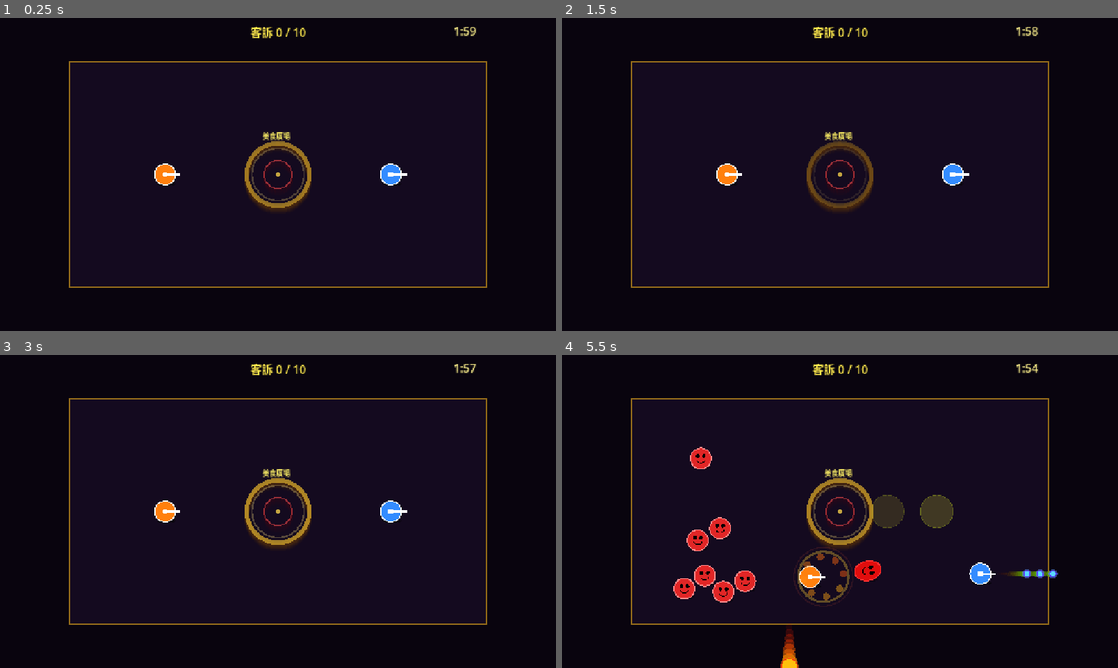
Above: before the commit, frames 1-4 (two rows, left to right).
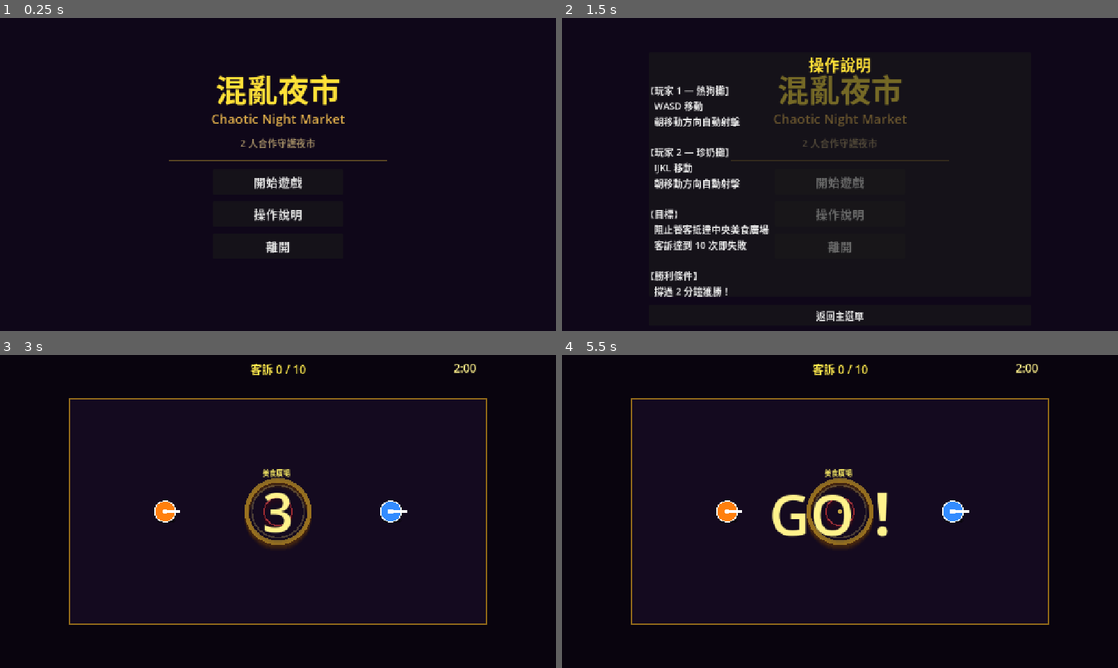
Above: after the commit, the same moments.

Repository: WatsonChen/chaotic-night-market-v2
Game: Godot game, scene res://scenes/main_menu.tscn
Same seed, same stepped clock (60 frames per second), same inputs: the game is played once before the commit and once after it. Before the commit the project starts from res://scenes/main.tscn.
Inputs (mouse positions are in pixels of both pictures, inside the frame that each line leads up to):
- Up to frame 1 (0.25 s): no input
- Up to frame 2 (1.5 s): click (840, 215) at 0.5 s, where only the run after the commit has a clickable "操作說明"; click (840, 246) at 1.25 s, where only the run after the commit has a clickable "離開"
- Up to frame 3 (3 s): click (278, 652) at 2 s, where only the run after the commit has a clickable "返回主選單"; click (278, 517) at 2.75 s, where only the run after the commit has a clickable "開始遊戲"
- Up to frame 4 (5.5 s): tap Enter at 3.5 s; move the mouse to (962, 495) at 3.52 s; hold D (p1_right) 3.53-4.28 s; hold K (p2_down) 3.53-4.28 s; click (962, 495) at 3.67 s; move the mouse to (728, 527) at 4.27 s; hold S (p1_down) 4.28-5.03 s; tap J (p2_left) at 4.35 s; click (728, 527) at 4.42 s; move the mouse to (895, 442) at 5.02 s; hold D (p1_right) from 5.03 s (still down); hold L (p2_right) from 5.03 s (still down); click (895, 442) at 5.17 s

The runs differ from the first frame. In frame 1, 5.3% of the frame differs, in the area x 12-88%, y 2-87%; in frame 2, 8.7%, in the area x 12-88%, y 2-97%; in frame 3, 0.9%; in frame 4, 5.5%.
Error after the commit: Parse Error: Variable "max_fly_speed" has the same name as a previously declared variable. (res://scripts/enemy.gd:47)

Commit message:
新增：主選單、說明畫面、結束畫面、暫停、開始倒數
- 新增 main_menu.tscn / main_menu.gd：主選單含標題、開始、說明、離開
- 操作說明面板：WASD/IJKL 移動、目標、勝利條件（面板內嵌於主選單）
- 遊戲開始倒數：3、2、1、GO！期間玩家凍結（player.gd frozen 旗標）
- 暫停（ESC）：繼續遊戲 / 回主選單；使用 get_tree().paused + PROCESS_MODE_ALWAYS
- 勝利畫面更名「你們撐過去了！」+ 再玩一次 / 回主選單
- 失敗畫面更名「夜市崩潰了！」+ 顯示存活時間 + 再玩一次 / 回主選單
- 所有 UI 文字集中為 TXT_* 常數管理
- 解決 main.gd 與 enemy.gd 中的 git merge conflict

Co-Authored-By: Claude Sonnet 4.6 <noreply@anthropic.com>

Diff:
--- a/project.godot
+++ b/project.godot
@@ -16,7 +16,7 @@
 
 config/name="chaotic-night-market-v2"
 config/description="合作英雄射擊 + 物理混亂 + 夜市皮"
-run/main_scene="res://scenes/main.tscn"
+run/main_scene="res://scenes/main_menu.tscn"
 config/features=PackedStringArray("4.6", "GL Compatibility")
 
 [display]
--- /dev/null
+++ b/scenes/main_menu.tscn
@@ -0,0 +1,6 @@
+[gd_scene format=3]
+
+[ext_resource type="Script" path="res://scripts/main_menu.gd" id="1"]
+
+[node name="MainMenu" type="Node2D"]
+script = ExtResource("1")
--- a/scripts/enemy.gd
+++ b/scripts/enemy.gd
@@ -40,6 +40,7 @@
 @export_group("Chain Collision")
 @export var chain_speed_ratio  : float = 0.84   # ↑ 0.72 → 0.84：每跳保留更多速度，鏈更長
 @export var chain_player_ratio : float = 0.80   # NEW：敵人飛行速度 × 比例 → 玩家擊退力（速度越快推越狠）
+@export var max_fly_speed      : float = 1800.0 # ← 擊飛速度上限（防止連鎖爆炸導致 NaN 瞬移）
 
 # ── 安全限制（防止大量碰撞時速度爆棚或位置 NaN）──
 @export_group("Safety Limits")
@@ -84,8 +85,11 @@
 
 
 func _physics_process(delta: float) -> void:
-	# ── 位置健全度檢查：NaN 或無限值 → 直接移除，避免瞬移 ──
-	if not _is_state_safe():
+	# ── 安全性保護：NaN/Inf 偵測，防止 move_and_slide 瞬移 ──
+	# 根本原因：連鎖碰撞在極端幀率下速度可能溢出為 NaN，
+	# Godot 物理引擎在 NaN velocity 下會把 position 重置回 (0,0)（即生成點）
+	if not is_finite(position.x) or not is_finite(position.y) \
+	   or not is_finite(_hit_vel.x) or not is_finite(_hit_vel.y):
 		queue_free()
 		return
 
@@ -105,6 +109,7 @@
 	if _dying:
 		_hit_vel = _hit_vel.limit_length(max_fly_speed)   # ← 防止連鎖速度爆棚
 		_hit_vel    = _hit_vel.lerp(Vector2.ZERO, FLY_DECEL * delta)
+		_hit_vel    = _hit_vel.limit_length(max_fly_speed)  # ← 速度上限，防連鎖爆炸
 		_spin_angle += _spin_speed * delta
 		_spin_speed  = _spin_speed * (1.0 - 3.5 * delta)
 		velocity     = _hit_vel
@@ -239,14 +244,23 @@
 	# 混亂中允許重新被擊：讓被推進來的敵人可以再被打出去
 	if _dying and not _chaotic:
 		return
+
+	# 輸入防衛：方向或速度無效時直接丟棄（防止 NaN 從 chain 傳入）
+	if not is_finite(hit_dir.x) or not is_finite(hit_dir.y) or not is_finite(hit_speed):
+		return
+
 	_dying  = true
 	_fading = false
 	_chaotic = false
 	_chain_hit_bodies.clear()
 
+	# 速度上限：防止連鎖爆炸累積過高速度
+	hit_speed = clamp(hit_speed, 0.0, max_fly_speed)
+
 	# 加入隨機角度偏移（±40 度），讓撞飛方向無法完全預測
 	var spread = randf_range(-HIT_ANGLE_SPREAD, HIT_ANGLE_SPREAD)
-	_hit_vel = hit_dir.rotated(spread) * hit_speed
+	var safe_dir = hit_dir if hit_dir.length_squared() > 0.001 else Vector2.RIGHT
+	_hit_vel = safe_dir.normalized().rotated(spread) * hit_speed
 
 	var sign = 1.0 if randf() > 0.5 else -1.0
 	_spin_speed = sign * randf_range(10.0, 18.0)   # 更快的旋轉，視覺更誇張
--- a/scripts/main.gd
+++ b/scripts/main.gd
@@ -8,6 +8,15 @@
 
 const ARENA = Rect2(160.0, 100.0, 960.0, 520.0)
 const MAP_CENTER = Vector2(640.0, 360.0)
+
+# ── UI 文字常數（所有顯示文字集中管理）──────────────────
+const TXT_WIN_TITLE    = "你們撐過去了！"
+const TXT_LOSE_TITLE   = "夜市崩潰了！"
+const TXT_REPLAY       = "再玩一次"
+const TXT_BACK_MENU    = "回主選單"
+const TXT_PAUSE_TITLE  = "暫停"
+const TXT_RESUME       = "繼續遊戲"
+const TXT_COUNTDOWN_GO = "GO！"
 
 @export_group("Complaint Stages")
 @export var max_complaints: int = 10
@@ -133,6 +142,16 @@
 @export var warning_shake_strength: float = 2.0  # ← 警告期間每次震動強度
 @export var warning_shake_interval: float = 3.5  # ← 震動間隔（秒）
 
+@export_group("Sprint Pressure")
+@export var sprint_wave_interval_min   : float = 1.8   # ← 衝刺期間最短波次間隔（秒）
+@export var sprint_wave_interval_max   : float = 3.2   # ← 衝刺期間最長波次間隔（秒）
+@export var sprint_enemy_multiplier    : float = 3.0   # ← 衝刺期間每波敵人倍數
+@export var sprint_interval_multiplier : float = 0.28  # ← 衝刺期間波次間隔乘數
+@export var sprint_big_spawn_min       : int   = 1     # ← 衝刺開始時強制生成大型饕客最少數
+@export var sprint_big_spawn_max       : int   = 2     # ← 衝刺開始時強制生成大型饕客最多數
+@export var sprint_force_spike         : bool  = true  # ← 衝刺期間是否強制維持爆發波
+@export var sprint_banner_message      : String = "!! 最後衝刺 !!"  # ← 衝刺開始時顯示的文字
+
 @export_group("Danger Vignette")
 @export var vignette_danger_color: Color = Color(1.0, 0.06, 0.06)  # ← 邊緣紅色
 @export var vignette_edge_size: float = 90.0                        # ← 邊緣厚度（px）
@@ -189,6 +208,9 @@
 var _mut_big_timer     : float    = 0.0
 var _mut_big_active    : bool     = false
 
+var _countdown_active: bool = true   # 遊戲開始倒數旗標
+var _paused: bool = false            # 玩家主動暫停旗標
+
 var _wave_timer: float = 0.0
 var _next_wave_in: float = 3.0
 var _spawn_queue: Array[Vector2] = []
@@ -227,6 +249,7 @@
 
 var _time_left: float = 0.0
 var _next_warning_shake: float = 0.0
+var _is_sprint: bool = false   # 最後 warning_time 秒進入高壓衝刺
 var timer_label: Label
 var win_panel: Panel
 var win_final_label: Label
@@ -240,6 +263,10 @@
 # 衝刺效果
 var sprint_overlay: ColorRect
 var sprint_label: Label
+
+# 開始倒數 & 暫停
+var countdown_label: Label
+var pause_panel: Panel
 
 # 音效管理器
 var audio_mgr : Node
@@ -282,11 +309,13 @@
 	_setup_ui()
 	_setup_mutation_ui()
 	_spawn_players()
-	_reset_spawn_timers()
+	_set_players_frozen(true)   # 倒數期間鎖定玩家
+	# _reset_spawn_timers() 移至倒數結束後，避免波次計時在倒數中累積
 	_time_left = game_duration
 	_next_warning_shake = warning_shake_interval
 	_sync_tension_feedback()
 	queue_redraw()
+	_run_countdown()            # 啟動開始倒數協程
 
 
 func _process(delta: float) -> void:
@@ -298,7 +327,7 @@
 	# 突變系統（paused 期間仍執行，因 PROCESS_MODE_ALWAYS）
 	_update_mutation_system(delta)
 
-	if is_game_over or _in_mutation:
+	if is_game_over or _in_mutation or _countdown_active:
 		return
 
 	_update_victory_timer(delta)
@@ -314,6 +343,11 @@
 	_update_spike_timer(delta)
 	_update_grease_timer(delta)
 	_update_spawn_queue(delta)
+
+
+func _input(event: InputEvent) -> void:
+	if event.is_action_pressed("ui_cancel") and not is_game_over and not _countdown_active:
+		_toggle_pause()
 
 
 func _reset_spawn_timers() -> void:
@@ -335,13 +369,23 @@
 		return
 
 	_wave_timer = 0.0
-	_next_wave_in = randf_range(wave_interval_min, wave_interval_max) * _get_interval_multiplier()
+	if _is_sprint:
+		_next_wave_in = randf_range(sprint_wave_interval_min, sprint_wave_interval_max)
+	else:
+		_next_wave_in = randf_range(wave_interval_min, wave_interval_max) * _get_interval_multiplier()
 	wave_count += 1
 	_build_wave_queue()
 
 
 func _update_spike_timer(delta: float) -> void:
-	if _get_stage() < spike_min_stage:
+	# 衝刺期間：強制維持 spike，不受 stage 限制
+	if _is_sprint and sprint_force_spike:
+		if not _in_spike:
+			_in_spike       = true
+			_spike_left     = 999.0
+			_spike_spawn_cd = 0.0
+		# 繼續正常的 spike 生成邏輯（下方）
+	elif _get_stage() < spike_min_stage:
 		if _in_spike:
 			_end_spike()
 		return
@@ -369,7 +413,7 @@
 		if pair_count < edges.size() and randf() < stage3_spike_big_chance:
 			_spawn_big_enemy_at(_edge_position(edges[pair_count]))
 
-	if _spike_left <= 0.0:
+	if _spike_left <= 0.0 and not (_is_sprint and sprint_force_spike):
 		_end_spike()
 
 
@@ -534,6 +578,8 @@
 
 
 func _get_enemy_multiplier() -> float:
+	if _is_sprint:
+		return sprint_enemy_multiplier
 	match _get_stage():
 		2:
 			return stage2_enemy_multiplier
@@ -675,6 +721,37 @@
 		"color",
 		Color(_stage_banner_color(stage).r, _stage_banner_color(stage).g, _stage_banner_color(stage).b, 0.0),
 		0.35
+	)
+	_stage_notice_tween.tween_callback(stage_banner.hide)
+	_stage_notice_tween.tween_callback(stage_label.hide)
+
+
+func _show_sprint_banner() -> void:
+	if _stage_notice_tween != null:
+		_stage_notice_tween.kill()
+
+	var banner_color = Color(1.0, 0.72, 0.08)   # 黃橘色，區別於 stage3 的紅色
+	stage_label.text = sprint_banner_message
+	stage_label.add_theme_color_override("font_color", banner_color)
+	stage_banner.color = Color(banner_color.r, banner_color.g, banner_color.b, 0.0)
+	stage_label.modulate = Color(1, 1, 1, 0)
+	stage_label.scale = Vector2.ONE * 0.60
+	stage_banner.show()
+	stage_label.show()
+
+	_stage_notice_tween = create_tween()
+	_stage_notice_tween.tween_property(stage_label, "modulate", Color(1, 1, 1, 1), 0.14)
+	_stage_notice_tween.parallel().tween_property(stage_label, "scale", Vector2.ONE * 1.20, 0.14)
+	_stage_notice_tween.parallel().tween_property(
+		stage_banner, "color",
+		Color(banner_color.r, banner_color.g, banner_color.b, stage_banner_alpha), 0.14
+	)
+	_stage_notice_tween.tween_property(stage_label, "scale", Vector2.ONE, 0.12)
+	_stage_notice_tween.tween_interval(stage_banner_hold)
+	_stage_notice_tween.tween_property(stage_label, "modulate", Color(1, 1, 1, 0), 0.35)
+	_stage_notice_tween.parallel().tween_property(
+		stage_banner, "color",
+		Color(banner_color.r, banner_color.g, banner_color.b, 0.0), 0.35
 	)
 	_stage_notice_tween.tween_callback(stage_banner.hide)
 	_stage_notice_tween.tween_callback(stage_label.hide)
@@ -920,11 +997,15 @@
 		_mut_overlay.hide()
 	audio_mgr.play(audio_mgr.LOSE)   # 失敗音效
 	_clear_state_overlays()
-	final_label.text = "共 %d 次客訴\n撐到第 %d 波" % [complaint_count, wave_count]
+	var elapsed = game_duration - _time_left
+	var em = int(elapsed) / 60
+	var es = int(elapsed) % 60
+	final_label.text = "共 %d 次客訴\n撐了 %d:%02d" % [complaint_count, em, es]
 	game_over_panel.show()
 
 
 func _update_victory_timer(delta: float) -> void:
+	var was_before_sprint = _time_left > warning_time
 	_time_left = max(_time_left - delta, 0.0)
 
 	var mins = int(_time_left) / 60
@@ -932,10 +1013,11 @@
 	timer_label.text = "%d:%02d" % [mins, secs]
 
 	if _time_left <= warning_time:
-		# ── 首次進入衝刺：強制啟動高壓模式 ──────────────
-		if not _in_sprint_mode:
-			_in_sprint_mode = true
-			_enter_sprint_pressure()
+		# 衝刺首次觸發（只執行一次）
+		if was_before_sprint and not _is_sprint:
+			_is_sprint = true
+			_in_sprint_mode = true   # _get_interval_multiplier() 用此旗標
+			_start_sprint_pressure()
 
 		# 顏色由 _update_sprint_visual() 負責，這裡只處理震動
 		_next_warning_shake -= delta
@@ -949,18 +1031,26 @@
 		_trigger_win()
 
 
-func _enter_sprint_pressure() -> void:
+func _start_sprint_pressure() -> void:
 	audio_mgr.set_sprint_mode(true)   # BGM 加速到 160 BPM
-	# 立刻重置波次計時器，觸發連續快速波次
-	_wave_timer = _next_wave_in   # 讓下一幀立刻觸發波次
-	for _i in range(sprint_bonus_wave_count):
-		_build_wave_queue()
-
-	# 強制生成 1–2 隻大型饕客
-	var big_count = randi_range(sprint_big_enemy_min, sprint_big_enemy_max)
-	for _i in range(big_count):
+	# 立刻觸發一波（把 wave timer 推到上限）
+	_wave_timer = _next_wave_in
+
+	# 強制進入爆發波（維持整個衝刺期間）
+	if sprint_force_spike:
+		_in_spike     = true
+		_spike_left   = warning_time + 5.0   # 比倒計時稍長，確保結束前不會退出
+		_spike_spawn_cd = 0.0
+
+	# 強制生成 1-2 隻大型饕客
+	var big_count = randi_range(sprint_big_spawn_min, sprint_big_spawn_max)
+	for _i in big_count:
 		_spawn_big_enemy_at(_edge_position(randi() % 4))
 
+	# 顯示衝刺開始 banner、閃光、震動
+	_show_sprint_banner()
+	_play_screen_flash(Color(1.0, 0.68, 0.08), stage_flash_strength, stage_flash_duration)
+	_add_shake(stage_transition_shake_strength)
 
 func _trigger_win() -> void:
 	if is_game_over:
@@ -1407,6 +1497,48 @@
 	_mut_overlay.add_child(_mut_hint)
 
 
+func _run_countdown() -> void:
+	countdown_label.show()
+	for num in [3, 2, 1]:
+		_show_countdown_number(str(num))
+		await get_tree().create_timer(0.85, false, false, false).timeout
+		if not is_inside_tree():
+			return
+	_show_countdown_number(TXT_COUNTDOWN_GO)
+	await get_tree().create_timer(0.60, false, false, false).timeout
+	if not is_inside_tree():
+		return
+	countdown_label.hide()
+	_reset_spawn_timers()
+	_countdown_active = false
+	_set_players_frozen(false)
+
+
+func _show_countdown_number(text: String) -> void:
+	countdown_label.text = text
+	countdown_label.scale = Vector2(0.4, 0.4)
+	var tw = create_tween()
+	tw.tween_property(countdown_label, "scale", Vector2(1.18, 1.18), 0.15)
+	tw.tween_property(countdown_label, "scale", Vector2.ONE, 0.14)
+
+
+func _set_players_frozen(value: bool) -> void:
+	for p in get_tree().get_nodes_in_group("players"):
+		p.frozen = value
+
+
+func _toggle_pause() -> void:
+	_paused = not _paused
+	get_tree().paused = _paused
+	pause_panel.visible = _paused
+
+
+func _on_menu_pressed() -> void:
+	Engine.time_scale = 1.0
+	get_tree().paused = false
+	get_tree().change_scene_to_file("res://scenes/main_menu.tscn")
+
+
 func _on_restart_pressed() -> void:
 	Engine.time_scale = 1.0
 	get_tree().paused = false   # 防止重啟時仍處於突變暫停狀態
@@ -1485,7 +1617,7 @@
 	game_over_panel.add_child(vbox)
 
 	var title = Label.new()
-	title.text = "客訴太多啦！"
+	title.text = TXT_LOSE_TITLE
 	title.horizontal_alignment = HORIZONTAL_ALIGNMENT_CENTER
 	title.add_theme_font_size_override("font_size", 40)
 	title.add_theme_color_override("font_color", Color(1.0, 0.3, 0.3))
@@ -1497,11 +1629,17 @@
 	final_label.add_theme_color_override("font_color", Color(0.9, 0.9, 0.9))
 	vbox.add_child(final_label)
 
-	var btn = Button.new()
-	btn.text = "重新開始"
-	btn.add_theme_font_size_override("font_size", 22)
-	btn.pressed.connect(_on_restart_pressed)
-	vbox.add_child(btn)
+	var btn_replay = Button.new()
+	btn_replay.text = TXT_REPLAY
+	btn_replay.add_theme_font_size_override("font_size", 22)
+	btn_replay.pressed.connect(_on_restart_pressed)
+	vbox.add_child(btn_replay)
+
+	var btn_menu = Button.new()
+	btn_menu.text = TXT_BACK_MENU
+	btn_menu.add_theme_font_size_override("font_size", 22)
+	btn_menu.pressed.connect(_on_menu_pressed)
+	vbox.add_child(btn_menu)
 
 	# ── 倒數計時器（右上角）────────────────────────────
 	timer_label = Label.new()
@@ -1528,7 +1666,7 @@
 	win_panel.add_child(win_vbox)
 
 	var win_title = Label.new()
-	win_title.text = "撐過 2 分鐘！"
+	win_title.text = TXT_WIN_TITLE
 	win_title.horizontal_alignment = HORIZONTAL_ALIGNMENT_CENTER
 	win_title.add_theme_font_size_override("font_size", 40)
 	win_title.add_theme_color_override("font_color", Color(1.0, 0.90, 0.25))
@@ -1540,11 +1678,17 @@
 	win_final_label.add_theme_color_override("font_color", Color(0.9, 0.9, 0.9))
 	win_vbox.add_child(win_final_label)
 
-	var win_btn = Button.new()
-	win_btn.text = "重新開始"
-	win_btn.add_theme_font_size_override("font_size", 22)
-	win_btn.pressed.connect(_on_restart_pressed)
-	win_vbox.add_child(win_btn)
+	var win_replay = Button.new()
+	win_replay.text = TXT_REPLAY
+	win_replay.add_theme_font_size_override("font_size", 22)
+	win_replay.pressed.connect(_on_restart_pressed)
+	win_vbox.add_child(win_replay)
+
+	var win_menu = Button.new()
+	win_menu.text = TXT_BACK_MENU
+	win_menu.add_theme_font_size_override("font_size", 22)
+	win_menu.pressed.connect(_on_menu_pressed)
+	win_vbox.add_child(win_menu)
 
 	# ── 危險 vignette（4 邊緣色塊，初始透明）──────────────
 	var edge = vignette_edge_size
@@ -1597,3 +1741,48 @@
 	sprint_label.modulate = Color(1.0, 1.0, 1.0, 0.0)
 	sprint_label.visible = false
 	ui_layer.add_child(sprint_label)
+
+	# ── 開始倒數 Label（大字居中）────────────────────────
+	countdown_label = Label.new()
+	countdown_label.position = Vector2(440.0, 250.0)
+	countdown_label.size = Vector2(400.0, 220.0)
+	countdown_label.pivot_offset = Vector2(200.0, 110.0)
+	countdown_label.horizontal_alignment = HORIZONTAL_ALIGNMENT_CENTER
+	countdown_label.vertical_alignment = VERTICAL_ALIGNMENT_CENTER
+	countdown_label.add_theme_font_size_override("font_size", 110)
+	countdown_label.add_theme_color_override("font_color", Color(1.0, 0.95, 0.55))
+	countdown_label.hide()
+	ui_layer.add_child(countdown_label)
+
+	# ── 暫停面板（ESC，PROCESS_MODE_ALWAYS 讓按鈕在暫停中可用）
+	pause_panel = Panel.new()
+	pause_panel.process_mode = Node.PROCESS_MODE_ALWAYS
+	pause_panel.position = Vector2(490.0, 240.0)
+	pause_panel.size = Vector2(300.0, 240.0)
+	pause_panel.hide()
+	ui_layer.add_child(pause_panel)
+
+	var pvbox = VBoxContainer.new()
+	pvbox.set_anchors_preset(Control.PRESET_FULL_RECT)
+	pvbox.add_theme_constant_override("separation", 18)
+	pvbox.alignment = BoxContainer.ALIGNMENT_CENTER
+	pause_panel.add_child(pvbox)
+
+	var p_title = Label.new()
+	p_title.text = TXT_PAUSE_TITLE
+	p_title.horizontal_alignment = HORIZONTAL_ALIGNMENT_CENTER
+	p_title.add_theme_font_size_override("font_size", 36)
+	p_title.add_theme_color_override("font_color", Color(1.0, 0.92, 0.55))
+	pvbox.add_child(p_title)
+
+	var p_resume = Button.new()
+	p_resume.text = TXT_RESUME
+	p_resume.add_theme_font_size_override("font_size", 22)
+	p_resume.pressed.connect(_toggle_pause)
+	pvbox.add_child(p_resume)
+
+	var p_menu = Button.new()
+	p_menu.text = TXT_BACK_MENU
+	p_menu.add_theme_font_size_override("font_size", 22)
+	p_menu.pressed.connect(_on_menu_pressed)
+	pvbox.add_child(p_menu)
--- /dev/null
+++ b/scripts/main_menu.gd
@@ -0,0 +1,188 @@
+extends Node2D
+
+# ===================================================
+# main_menu.gd — 主選單
+#
+# 所有 UI 以程式動態建立，風格與 main.gd 一致。
+# 場景切換：
+#   開始遊戲 → res://scenes/main.tscn
+#   離開     → get_tree().quit()
+# ===================================================
+
+# ── 文字常數（所有顯示文字集中管理）──────────────────
+const TXT_TITLE_TC    = "混亂夜市"
+const TXT_TITLE_EN    = "Chaotic Night Market"
+const TXT_SUBTITLE    = "2 人合作守護夜市"
+const TXT_START       = "開始遊戲"
+const TXT_HOW_TO_PLAY = "操作說明"
+const TXT_QUIT        = "離開"
+const TXT_BACK        = "返回主選單"
+
+const TXT_HOWTO_CONTENT = \
+"""【玩家 1 — 熱狗攤】
+  WASD 移動
+  朝移動方向自動射擊
+
+【玩家 2 — 珍奶攤】
+  IJKL 移動
+  朝移動方向自動射擊
+
+【目標】
+  阻止饕客抵達中央美食廣場
+  客訴達到 10 次即失敗
+
+【勝利條件】
+  撐過 2 分鐘獲勝！"""
+
+var _howto_panel: Panel
+var _feedback_time: float = 0.0
+
+
+func _ready() -> void:
+	RenderingServer.set_default_clear_color(Color(0.06, 0.03, 0.10))
+	_setup_ui()
+
+
+func _process(delta: float) -> void:
+	_feedback_time += delta
+	queue_redraw()
+
+
+func _draw() -> void:
+	# 裝飾：左右兩側隱約發光線條（夜市燈光感）
+	var t = _feedback_time
+	for i in range(6):
+		var alpha = 0.04 + 0.03 * sin(t * 0.8 + i * 1.1)
+		var y = 80.0 + float(i) * 100.0
+		draw_line(Vector2(0, y), Vector2(200, y + 12.0),
+			Color(1.0, 0.72, 0.18, alpha), 28.0)
+		draw_line(Vector2(1080, y + 8.0), Vector2(1280, y - 4.0),
+			Color(1.0, 0.72, 0.18, alpha), 28.0)
+
+
+func _setup_ui() -> void:
+	var canvas = CanvasLayer.new()
+	add_child(canvas)
+
+	# 深色背景
+	var bg = ColorRect.new()
+	bg.set_anchors_preset(Control.PRESET_FULL_RECT)
+	bg.color = Color(0.06, 0.03, 0.10)
+	bg.mouse_filter = Control.MOUSE_FILTER_IGNORE
+	canvas.add_child(bg)
+
+	# 主標題（中文）
+	var title_tc = Label.new()
+	title_tc.text = TXT_TITLE_TC
+	title_tc.position = Vector2(200.0, 110.0)
+	title_tc.size = Vector2(880.0, 100.0)
+	title_tc.horizontal_alignment = HORIZONTAL_ALIGNMENT_CENTER
+	title_tc.add_theme_font_size_override("font_size", 72)
+	title_tc.add_theme_color_override("font_color", Color(1.0, 0.88, 0.22))
+	canvas.add_child(title_tc)
+
+	# 副標題（英文）
+	var title_en = Label.new()
+	title_en.text = TXT_TITLE_EN
+	title_en.position = Vector2(200.0, 210.0)
+	title_en.size = Vector2(880.0, 50.0)
+	title_en.horizontal_alignment = HORIZONTAL_ALIGNMENT_CENTER
+	title_en.add_theme_font_size_override("font_size", 30)
+	title_en.add_theme_color_override("font_color", Color(1.0, 0.78, 0.32, 0.85))
+	canvas.add_child(title_en)
+
+	# 說明文字
+	var sub = Label.new()
+	sub.text = TXT_SUBTITLE
+	sub.position = Vector2(200.0, 270.0)
+	sub.size = Vector2(880.0, 40.0)
+	sub.horizontal_alignment = HORIZONTAL_ALIGNMENT_CENTER
+	sub.add_theme_font_size_override("font_size", 22)
+	sub.add_theme_color_override("font_color", Color(0.80, 0.70, 0.48, 0.75))
+	canvas.add_child(sub)
+
+	# 分隔線
+	var sep = ColorRect.new()
+	sep.position = Vector2(390.0, 328.0)
+	sep.size = Vector2(500.0, 2.0)
+	sep.color = Color(1.0, 0.82, 0.22, 0.30)
+	sep.mouse_filter = Control.MOUSE_FILTER_IGNORE
+	canvas.add_child(sep)
+
+	# 按鈕容器
+	var vbox = VBoxContainer.new()
+	vbox.position = Vector2(490.0, 348.0)
+	vbox.size = Vector2(300.0, 0.0)
+	vbox.add_theme_constant_override("separation", 16)
+	canvas.add_child(vbox)
+
+	var btn_start = Button.new()
+	btn_start.text = TXT_START
+	btn_start.add_theme_font_size_override("font_size", 28)
+	btn_start.custom_minimum_size = Vector2(300.0, 58.0)
+	btn_start.pressed.connect(_on_start_pressed)
+	vbox.add_child(btn_start)
+
+	var btn_howto = Button.new()
+	btn_howto.text = TXT_HOW_TO_PLAY
+	btn_howto.add_theme_font_size_override("font_size", 28)
+	btn_howto.custom_minimum_size = Vector2(300.0, 58.0)
+	btn_howto.pressed.connect(_on_howto_pressed)
+	vbox.add_child(btn_howto)
+
+	var btn_quit = Button.new()
+	btn_quit.text = TXT_QUIT
+	btn_quit.add_theme_font_size_override("font_size", 28)
+	btn_quit.custom_minimum_size = Vector2(300.0, 58.0)
+	btn_quit.pressed.connect(_on_quit_pressed)
+	vbox.add_child(btn_quit)
+
+	# ── 操作說明面板（預設隱藏）──────────────────────────
+	_howto_panel = Panel.new()
+	_howto_panel.position = Vector2(200.0, 80.0)
+	_howto_panel.size = Vector2(880.0, 560.0)
+	_howto_panel.hide()
+	canvas.add_child(_howto_panel)
+
+	var hvbox = VBoxContainer.new()
+	hvbox.set_anchors_preset(Control.PRESET_FULL_RECT)
+	hvbox.add_theme_constant_override("separation", 16)
+	hvbox.alignment = BoxContainer.ALIGNMENT_CENTER
+	_howto_panel.add_child(hvbox)
+
+	var h_title = Label.new()
+	h_title.text = TXT_HOW_TO_PLAY
+	h_title.horizontal_alignment = HORIZONTAL_ALIGNMENT_CENTER
+	h_title.add_theme_font_size_override("font_size", 36)
+	h_title.add_theme_color_override("font_color", Color(1.0, 0.88, 0.22))
+	hvbox.add_child(h_title)
+
+	var h_content = Label.new()
+	h_content.text = TXT_HOWTO_CONTENT
+	h_content.horizontal_alignment = HORIZONTAL_ALIGNMENT_LEFT
+	h_content.add_theme_font_size_override("font_size", 22)
+	h_content.add_theme_color_override("font_color", Color(0.92, 0.92, 0.92))
+	hvbox.add_child(h_content)
+
+	var h_back = Button.new()
+	h_back.text = TXT_BACK
+	h_back.add_theme_font_size_override("font_size", 22)
+	h_back.custom_minimum_size = Vector2(220.0, 48.0)
+	h_back.pressed.connect(_on_back_pressed)
+	hvbox.add_child(h_back)
+
+
+func _on_start_pressed() -> void:
+	get_tree().change_scene_to_file("res://scenes/main.tscn")
+
+
+func _on_howto_pressed() -> void:
+	_howto_panel.show()
+
+
+func _on_back_pressed() -> void:
+	_howto_panel.hide()
+
+
+func _on_quit_pressed() -> void:
+	get_tree().quit()
--- a/scripts/player.gd
+++ b/scripts/player.gd
@@ -92,6 +92,7 @@
 @export var zone_push_force     : float = 150.0  # ← 向外推力（px/s）
 
 var zone_complaint_count : int = 0   # 由 main.gd 每幀設定，不要手動改
+var frozen: bool = false             # true 時鎖定所有移動與射擊（倒數期間）
 
 # ── 突變系統 hook（由 main.gd 寫入）────────────────
 var mutation_speed_mult : float = 1.0   # 突變③ 全場加速倍率
@@ -174,6 +175,9 @@
 
 
 func _process(delta: float) -> void:
+	if frozen:
+		return
+
 	_shoot_cd -= delta
 
 	if _stun_timer > 0.0:
@@ -212,6 +216,10 @@
 
 
 func _physics_process(delta: float) -> void:
+	if frozen:
+		velocity = Vector2.ZERO
+		return
+
 	_sanitize_player_state()
 	var dir = Vector2.ZERO
 
Not shown, added: scripts/audio_manager.gd.uid
